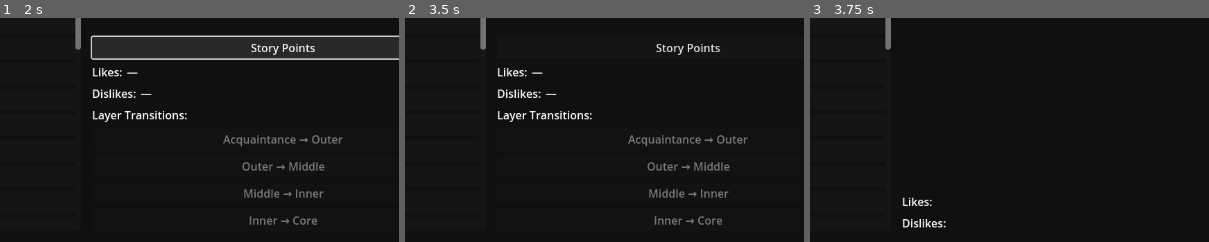
Above: before the commit, frames 1-3 (left to right).
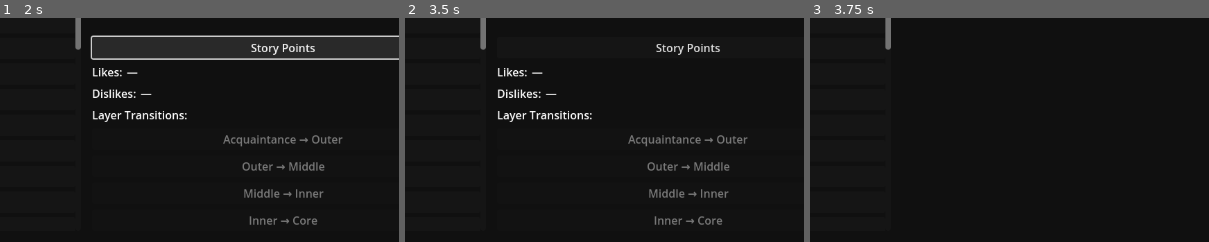
Above: after the commit, the same moments.

Repository: Cristal-Lucina/Psyokin
Game: Godot game, scene res://scenes/main_menu/panels/BondsPanel.tscn
Two runs of this game, one before a commit and one after it. Both use one fixed random seed, a clock stepped at 60 frames per second and the inputs below. This scene is started directly instead of the project's main scene.
Inputs:
- Up to frame 1 (2 s): click "Story Points" at 0.5 s; click "Story Points" at 1.25 s
- Up to frame 2 (3.5 s): click "All" at 2 s; click "Refresh" at 2.75 s
- Up to frame 3 (3.75 s): click "(Unknown)" at 3.5 s
The pictures show only the part of the screen within x 39-89%, y 50-100%; the shares and areas given below are measured in that part.

Frames 1-2 are identical in both runs. In frame 3, 0.4% of the frame differs, in the area x 23-35%, y 79-94%.

Commit message:
Hide Likes and Dislikes labels for unknown bonds
- Added references to LikesRow and DislikesRow containers
- Hide entire rows (including "Likes:" and "Dislikes:" labels) for unknown bonds
- Show rows normally for known bonds
- Now only the hint text displays for unknown bonds

🤖 Generated with [Claude Code](https://claude.com/claude-code)

Co-Authored-By: Claude <noreply@anthropic.com>

Diff:
--- a/scripts/main_menu/panels/BondsPanel.gd
+++ b/scripts/main_menu/panels/BondsPanel.gd
@@ -79,6 +79,10 @@
 @onready var _unlock_inner   : Button = %UnlockInner
 @onready var _story_btn      : Button = %StoryBtn
 
+# Likes/Dislikes rows (containers with labels)
+var _likes_row      : HBoxContainer = null
+var _dislikes_row   : HBoxContainer = null
+
 # Old scene labels (may not exist - optional)
 var _lvl_tv    : Label          = null
 var _xp_tv     : Label          = null
@@ -97,6 +101,12 @@
 	# Optional old scene labels (may not exist)
 	_lvl_tv = get_node_or_null("%LevelValue")
 	_xp_tv = get_node_or_null("%CBXPValue")
+
+	# Get likes/dislikes row containers
+	if _likes_tv:
+		_likes_row = _likes_tv.get_parent()
+	if _dislikes_tv:
+		_dislikes_row = _dislikes_tv.get_parent()
 
 	_hide_level_cbxp_labels()
 	_wire_system_signals()
@@ -530,8 +540,9 @@
 	if _layer_tv: _layer_tv.visible = false
 	if _points_tv: _points_tv.visible = false
 	if _gift_tv: _gift_tv.visible = false
-	if _likes_tv: _likes_tv.visible = false
-	if _dislikes_tv: _dislikes_tv.visible = false
+	# Hide the entire likes/dislikes rows (includes labels and values)
+	if _likes_row: _likes_row.visible = false
+	if _dislikes_row: _dislikes_row.visible = false
 	if _unlock_hdr: _unlock_hdr.visible = false
 	if _unlock_acq: _unlock_acq.visible = false
 	if _unlock_outer: _unlock_outer.visible = false
@@ -546,8 +557,9 @@
 	if _layer_tv: _layer_tv.visible = true
 	if _points_tv: _points_tv.visible = true
 	if _gift_tv: _gift_tv.visible = true
-	if _likes_tv: _likes_tv.visible = true
-	if _dislikes_tv: _dislikes_tv.visible = true
+	# Show the entire likes/dislikes rows (includes labels and values)
+	if _likes_row: _likes_row.visible = true
+	if _dislikes_row: _dislikes_row.visible = true
 	if _unlock_hdr: _unlock_hdr.visible = true
 	if _unlock_acq: _unlock_acq.visible = true
 	if _unlock_outer: _unlock_outer.visible = true
